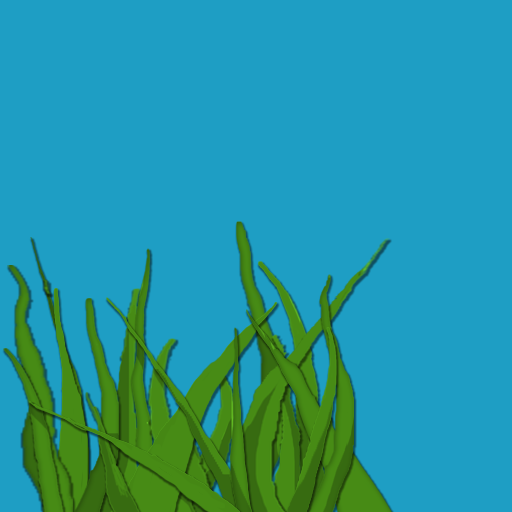
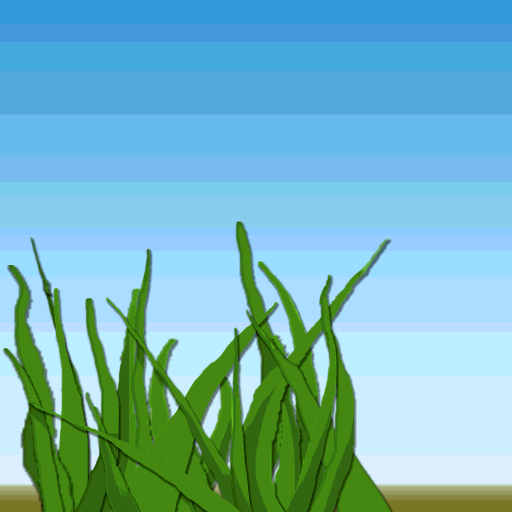
Layers edited between the first and the second 512px x 512px image:
pixels changed over [0, 0, 512, 512] (layer not identified)
